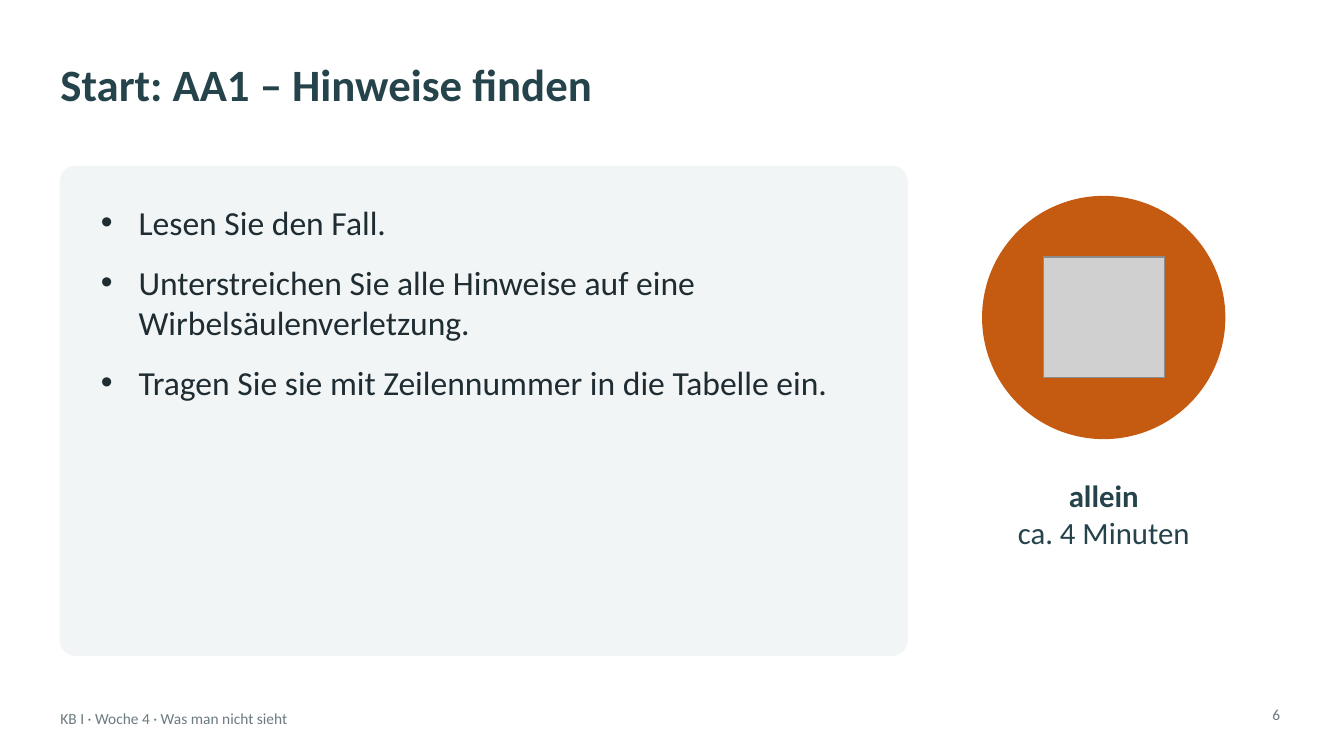
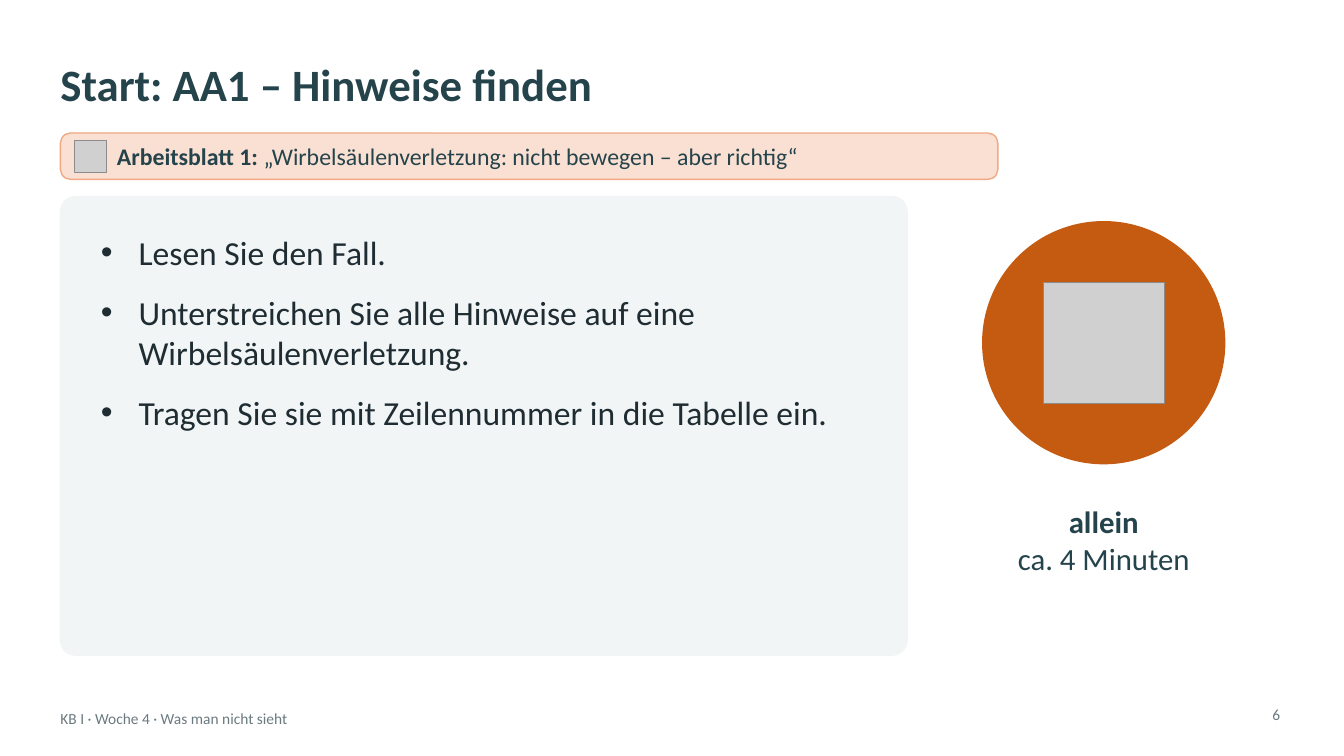
Before and after one commit to klawittersven-arch/3BFP2-kb1-notfall, a slide deck: slide 6 of arbeitsblatt/KB1_W4_Praesentation_1_Einstieg_Wirbelsaeule.pptx. Drawn at 1344x756 pixels with LibreOffice and Linux fonts; fonts in the diff are those of the drawing; grey boxes stand for pictures; background and template pictures are left out. Boxes give left, top, right and bottom in pixels: in the first picture for what was removed or moved away, otherwise in the second. Text is boxed around its words. In the diff, an @@ line names an element or a change of style, - is before the commit and + after.

```diff
--- a/arbeitsblatt/KB1_W4_Praesentation_1_Einstieg_Wirbelsaeule.pptx
+++ b/arbeitsblatt/KB1_W4_Praesentation_1_Einstieg_Wirbelsaeule.pptx
@@ rounded rectangle added at [60, 133, 998, 179], fill #F1A983 at 35% opacity, outline #F1A983 1 pt @@
@@ picture added at [75, 140, 107, 172] @@
@@ text added at [117, 148, 798, 169], 17 pt, text #25434B @@
+Arbeitsblatt 1: „Wirbelsäulenverletzung: nicht bewegen – aber richtig“
@@ rounded rectangle: place and size @@
-rounded rectangle at [60, 166, 907, 655]
+rounded rectangle at [60, 197, 907, 655]
@@ rounded rectangle at [60, 197, 907, 655]: proportions changed @@
@@ text "Lesen Sie den Fall.": place and size @@
-text "Lesen Sie den Fall." at [139, 211, 827, 401]
+text "Lesen Sie den Fall." at [139, 241, 827, 431]
@@ 1 picture, 1 text, 1 ellipse: place and size @@
-1 picture, 1 text, 1 ellipse at [983, 197, 1225, 545]
+1 picture, 1 text, 1 ellipse at [983, 222, 1225, 571]
```
Also in this commit, not shown: 4 other slides changed, 3 other files.
